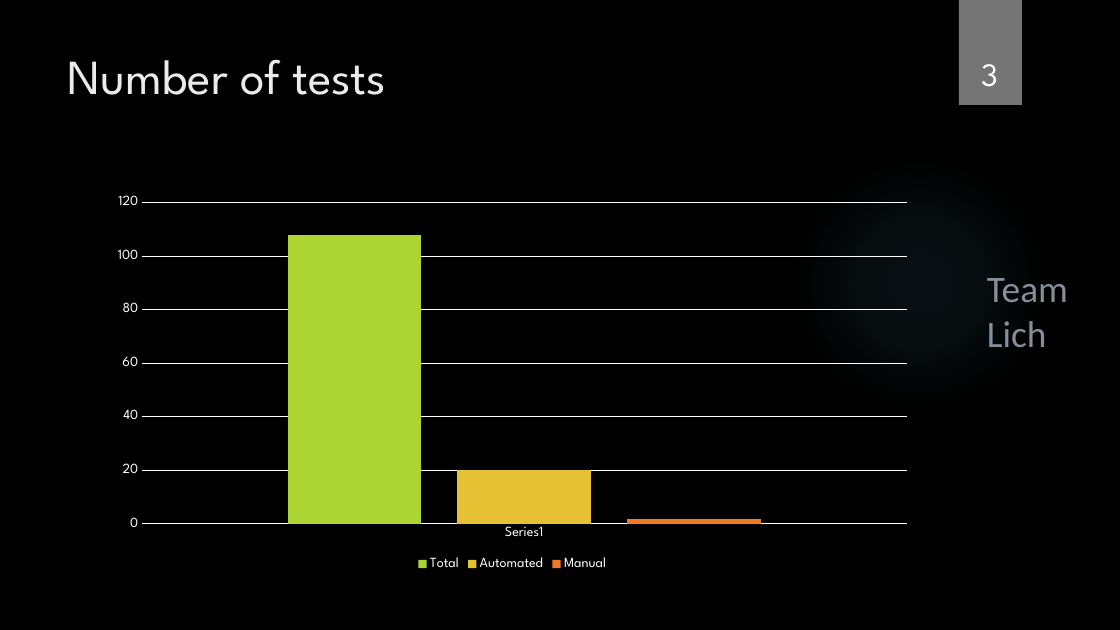
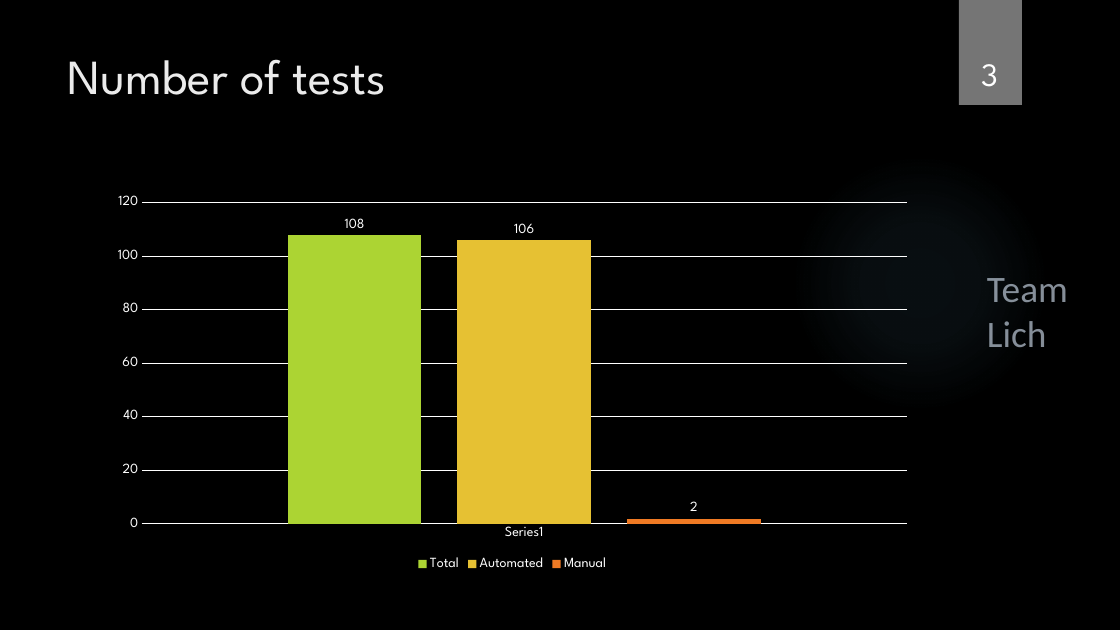
Before and after one commit to Team-Lich/Presentations, a slide deck: slide 3 of TestStatistics.pptx. Drawn at 1120x630 pixels with LibreOffice and Linux fonts; fonts in the diff are those of the drawing; background and template pictures are left out. Boxes give left, top, right and bottom in pixels: in the first picture for what was removed or moved away, otherwise in the second. Text is boxed around its words. In the diff, an @@ line names an element or a change of style, - is before the commit and + after.

```diff
--- a/TestStatistics.pptx
+++ b/TestStatistics.pptx
@@ column chart at [102,188,923,574] @@
@@ data labels of Total added @@
@@ Automated, : 20 to 106 @@
@@ data labels of Automated added @@
@@ data labels of Manual added @@
```
Also in this commit, not shown: 4 other slides changed.
